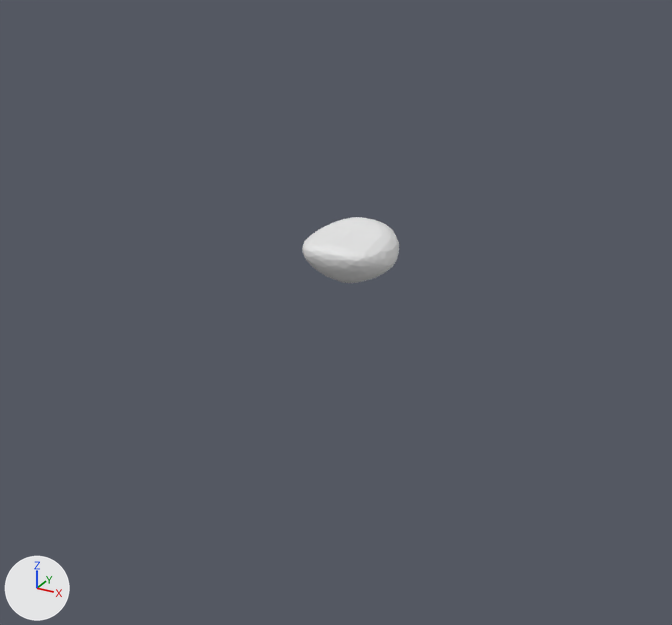
The glTF model client/public/models/anatomy/reproductive.glb as it was, and as the next commit left it.
The view is the same before and after, from a camera (50 mm lens) standing at (0.149, -0.261, 0.117) and looking at (0.017, -0.021, -0.003). Lighting does not change. The marker at lower left points along +X, +Y and +Z. The first picture is the older version.

In view in the first picture: 'FJ3139'.
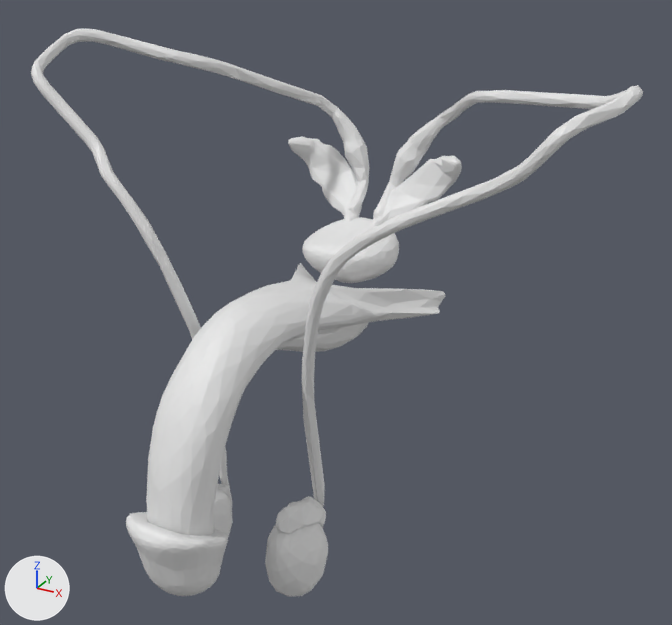
The newer file is also turned or shifted as a whole; pictures and numbers use the older file's frame.

What differs and where, as boxes [x1, y1, x2, y2] in the pictures (672 x 625 px):
'FJ3132', added
    after: [146, 263, 445, 535]
'FJ3135', added
    after: [302, 85, 643, 529]
'FJ3140', added
    after: [31, 29, 370, 506]
'FJ3134', added
    after: [126, 512, 228, 596]
'FJ3138', added
    after: [265, 523, 328, 596]
'FJ3143', added
    after: [288, 136, 362, 222]
'FJ3137', added
    after: [371, 156, 462, 226]
'FJ3136', added
    after: [276, 496, 326, 534]
'FJ3133', added
    after: [276, 323, 368, 352]
'FJ3142', added
    after: [214, 488, 233, 537]

The edits, one by one:
Mesh me_fj3143 is new.
It has 182 vertices, 360 faces and spans x -0.0347..-0.003, y 0.0257..0.0459, z 0.0021..0.0315.
Mesh me_fj3142 is new.
It has 108 vertices, 212 faces and spans x -0.0302..-0.0098, y -0.0626..-0.0404, z -0.0962..-0.0678.
Mesh me_fj3140 is new.
It has 472 vertices, 944 faces and spans x -0.083..-0.003, y -0.054..0.048, z -0.092..0.074.
Mesh me_fj3138 is new.
It has 107 vertices, 210 faces and spans x 0.0081..0.0282, y -0.0627..-0.0406, z -0.097..-0.0681.
Mesh me_fj3137 is new.
It has 187 vertices, 370 faces and spans x 0.003..0.0347, y 0.0258..0.0455, z 0.0021..0.0316.
Mesh me_fj3136 is new.
It has 121 vertices, 238 faces and spans x 0.0136..0.0245, y -0.0588..-0.0386, z -0.0875..-0.0618.
Mesh me_fj3135 is new.
It has 555 vertices, 1110 faces and spans x 0.003..0.103, y -0.054..0.048, z -0.092..0.071.
Mesh me_fj3134 is new.
It has 693 vertices, 1371 faces and spans x -0.0149..0.0148, y -0.1001..-0.0754, z -0.0791..-0.0486.
Mesh me_fj3133 is new.
It has 290 vertices, 576 faces and spans x -0.0106..0.0106, y -0.0864..0.0258, z -0.0778..-0.0065.
Mesh me_fj3132 is new.
It has 648 vertices, 1268 faces and spans x -0.0315..0.0317, y -0.0948..0.0363, z -0.0784..0.0019.
Object 'FJ3143' (ob_fj3143) is new; it shows me_fj3143.
Its location is (0.0, 0.0, 0.0051).
Object 'FJ3142' (ob_fj3142) is new; it shows me_fj3142.
Its location is (0.0, 0.0, 0.0051).
Object 'FJ3140' (ob_fj3140) is new; it shows me_fj3140.
Its location is (0.0, 0.0, 0.0051).
Object 'FJ3138' (ob_fj3138) is new; it shows me_fj3138.
Its location is (0.0, 0.0, 0.0051).
Object 'FJ3137' (ob_fj3137) is new; it shows me_fj3137.
Its location is (0.0, 0.0, 0.0051).
Object 'FJ3136' (ob_fj3136) is new; it shows me_fj3136.
Its location is (0.0, 0.0, 0.0051).
Object 'FJ3135' (ob_fj3135) is new; it shows me_fj3135.
Its location is (0.0, 0.0, 0.0051).
Object 'FJ3134' (ob_fj3134) is new; it shows me_fj3134.
Its location is (0.0, 0.0, 0.0051).
Object 'FJ3133' (ob_fj3133) is new; it shows me_fj3133.
Its location is (0.0, 0.0, 0.0051).
Object 'FJ3132' (ob_fj3132) is new; it shows me_fj3132.
Its location is (0.0, 0.0, 0.0051).
